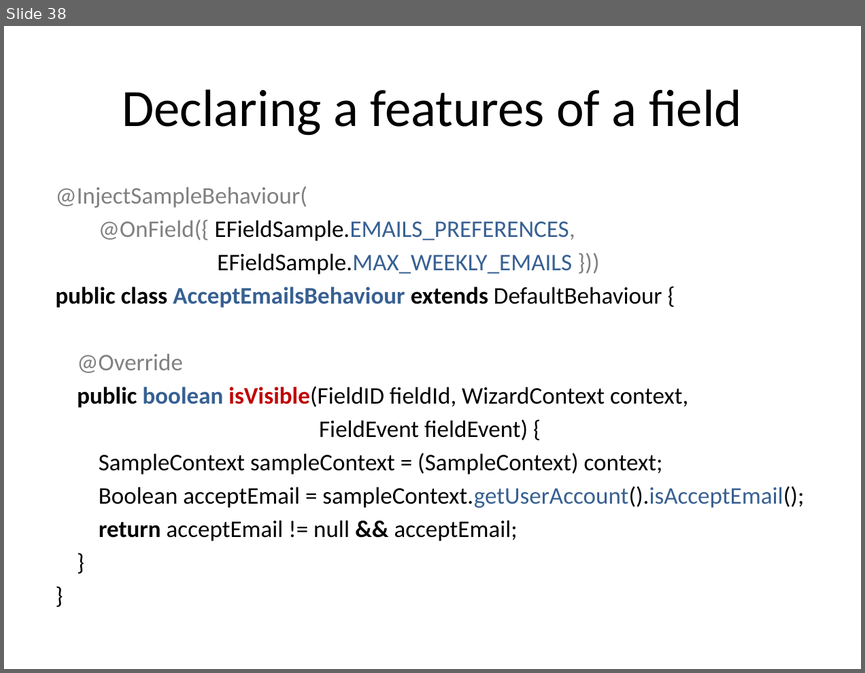
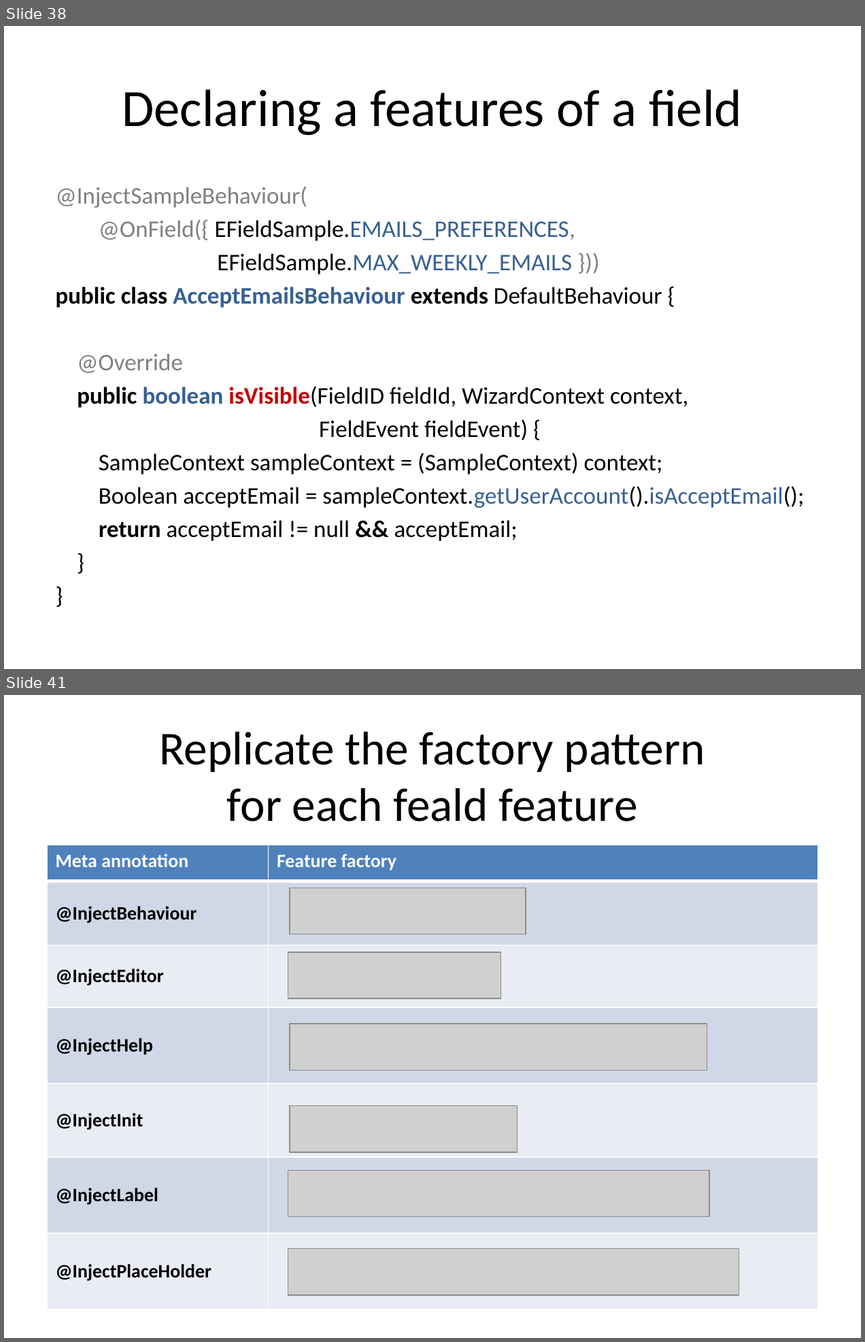
Before and after one commit to lesfurets/mdl4ui, a slide deck: mdl4ui-docs/mdl4ui_cg2013_jba_draft.pptx. Shown one above the other, each under a label of ours: slide 38 before the commit, slides 38 and 41 after it; the slides between them are not shown. The pictures are 865x673 and 865x1342 pixels, drawn with LibreOffice and Linux fonts; fonts in the diff are those of the drawing; grey boxes stand for pictures. Boxes give left, top, right and bottom in pixels: in the first picture for what was removed or moved away, otherwise in the second. Text is boxed around its words. In the diff, an @@ line names an element or a change of style, - is before the commit and + after.

```diff
--- a/mdl4ui-docs/mdl4ui_cg2013_jba_draft.pptx
+++ b/mdl4ui-docs/mdl4ui_cg2013_jba_draft.pptx
@@ slide 41 added at (4, 695, 861, 1338), background #FFFFFF @@
@@ title added at (160, 732, 705, 821), 39.6 pt, text #000000 @@
+Replicate the factory pattern
+for each feald feature
@@ table added at (47, 845, 818, 1309), 7 rows, 2 columns @@
+Meta annotation | Feature factory
+@InjectBehaviour | 
+@InjectEditor | 
+@InjectHelp | 
+@InjectInit | 
+@InjectLabel | 
+@InjectPlaceHolder | 
@@ picture added at (290, 888, 525, 934) @@
@@ picture added at (288, 952, 500, 998) @@
@@ picture added at (290, 1023, 706, 1070) @@
@@ picture added at (290, 1106, 517, 1152) @@
@@ picture added at (288, 1170, 709, 1216) @@
@@ picture added at (288, 1249, 738, 1295) @@
```
Also in this commit, not shown: 5 slides changed, 6 other slides added, 1 other file.
